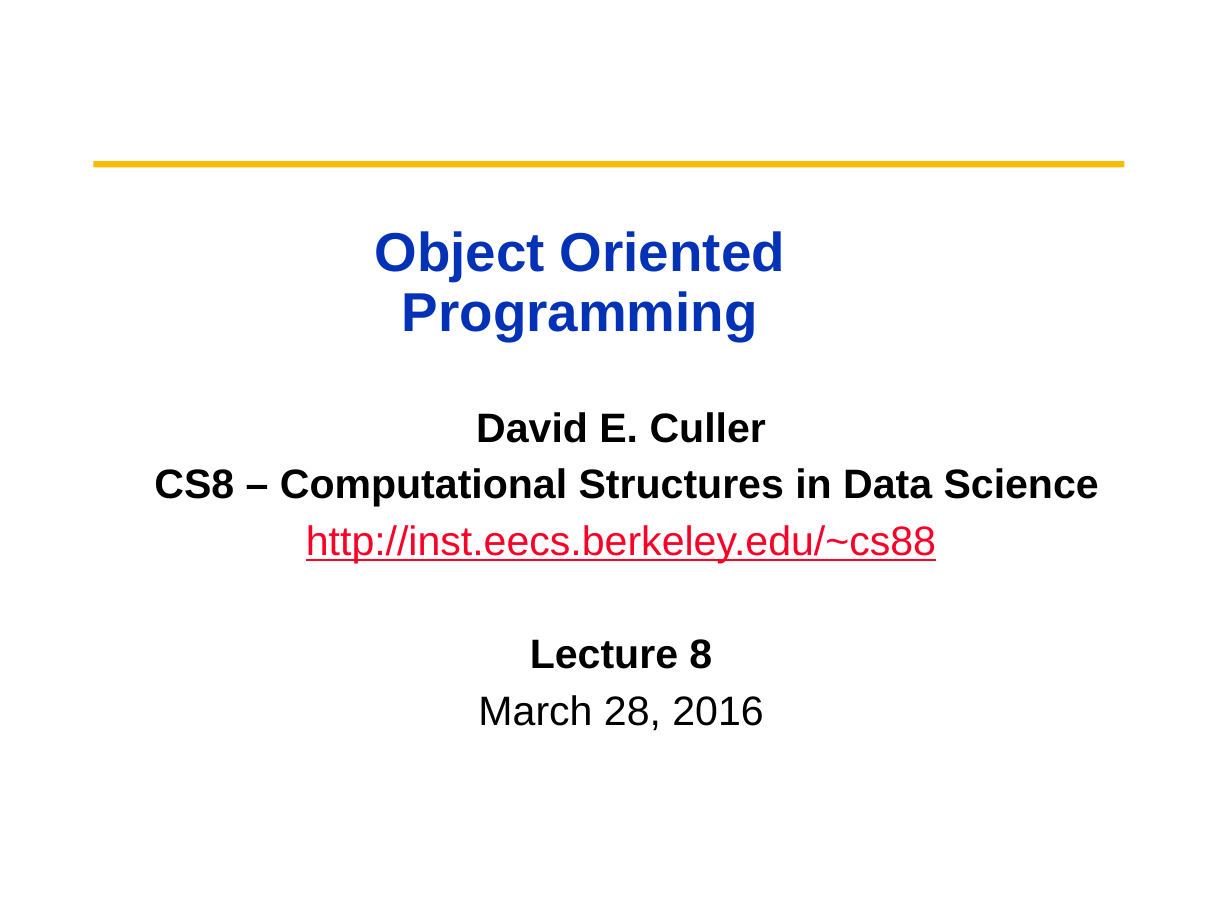
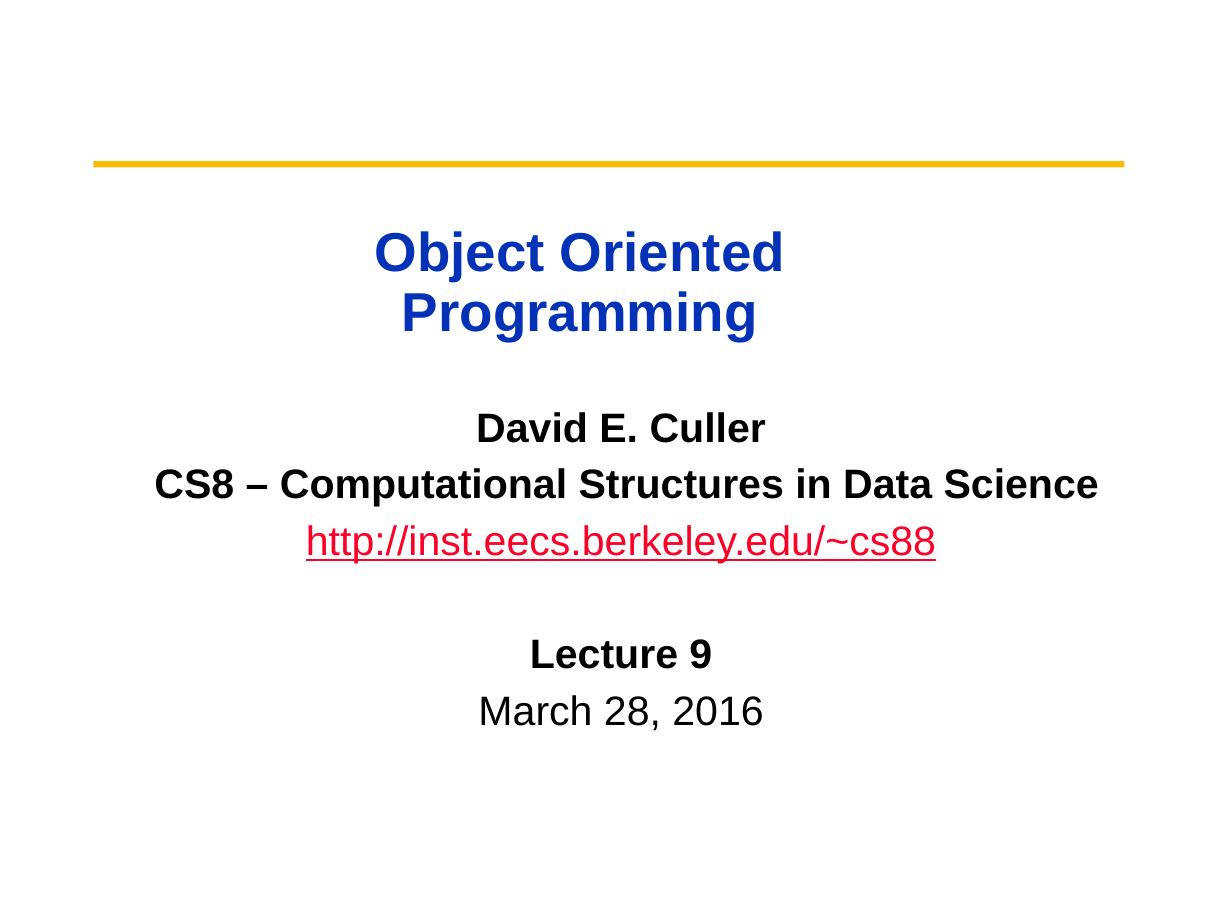
Before and after one commit to cs88-website/cs88-website.github.io, a slide deck: slide 1 of assets/slides/09-Object_Oriented_Programming.pptx. Drawn at 1232x924 pixels with LibreOffice and Linux fonts; fonts in the diff are those of the drawing; background and template pictures are left out. Boxes give left, top, right and bottom in pixels: in the first picture for what was removed or moved away, otherwise in the second. Text is boxed around its words. In the diff, an @@ line names an element or a change of style, - is before the commit and + after.

Commit message:
Update lecture materials

```diff
--- a/assets/slides/09-Object_Oriented_Programming.pptx
+++ b/assets/slides/09-Object_Oriented_Programming.pptx
@@ subtitle at (530,639,712,669): text changed @@
-Lecture 8
+Lecture 9
```
Also in this commit, not shown: 7 other files.
